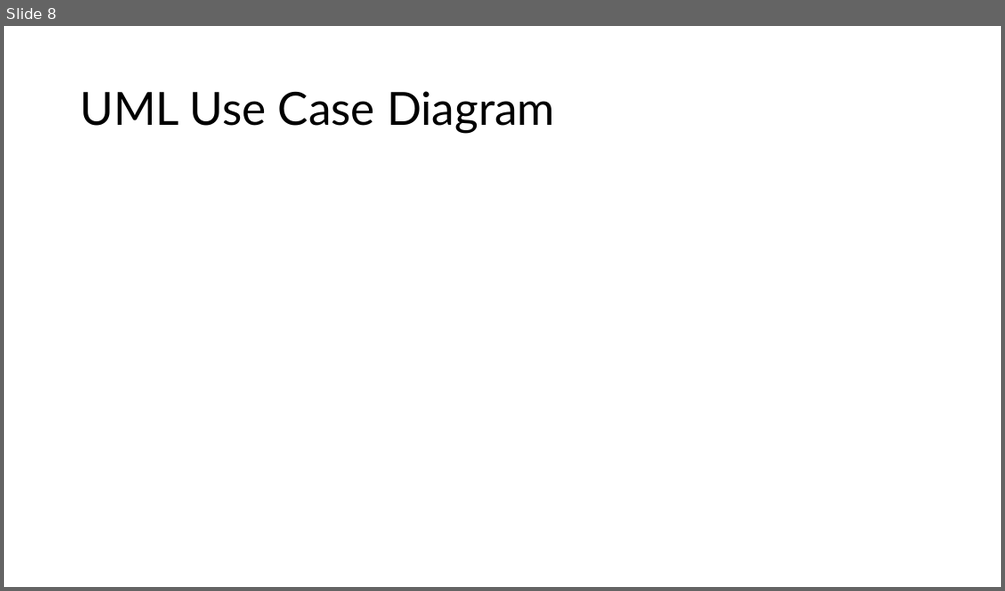
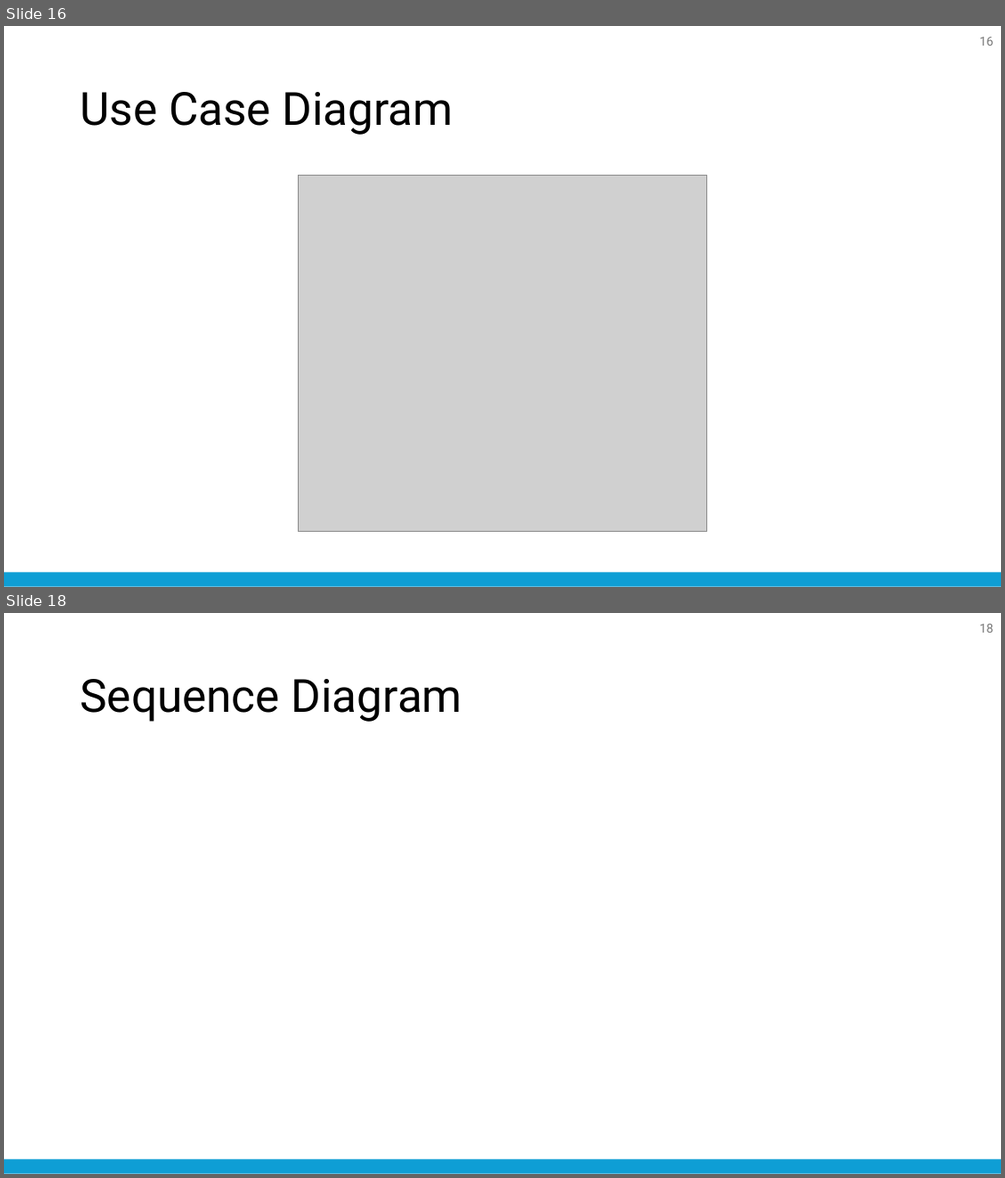
Before and after one commit to nattapong232/DentistBooking, a slide deck: SRS.pptx. Shown one above the other, each under a label of ours: slide 8 before the commit, slides 16 and 18 after it; the slides between them are not shown. The pictures are 1005x591 and 1005x1178 pixels, drawn with LibreOffice and Linux fonts; fonts in the diff are those of the drawing; grey boxes stand for pictures. Boxes give left, top, right and bottom in pixels: in the first picture for what was removed or moved away, otherwise in the second. Text is boxed around its words. In the diff, an @@ line names an element or a change of style, - is before the commit and + after.

```diff
--- a/SRS.pptx
+++ b/SRS.pptx
@@ slide 18 added at [4,613,1001,1174], background #FFFFFF; not listed: 1 template element that a slide beside it also shows @@
@@ page number added at [979,624,994,633], 12 pt, text #797979 @@
+18
@@ title added at [80,679,462,722], 44 pt, text #000000 @@
+Sequence Diagram
@@ what was slide 8 is now slide 16 @@
@@ slide 16 changed as well @@
@@ page number added at [979,37,994,46], 12 pt, text #797979 @@
+16
@@ title at [80,92,453,135]: text changed; font Lato to Roboto @@
-UML Use Case Diagram
+Use Case Diagram
@@ picture added at [298,176,707,532] @@
@@ rounded rectangle added at [4,572,1001,586], fill #0E9ED5 @@
```
Also in this commit, not shown: 6 other slides changed, 12 other slides added, 3 slides removed, 12 other files.
